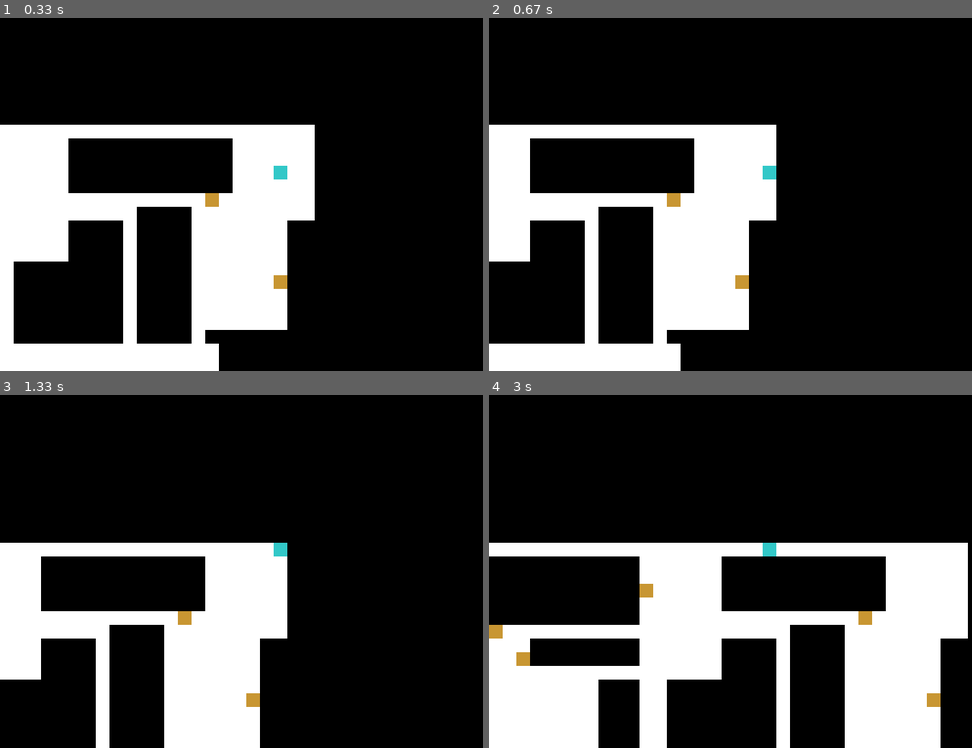
Above: before the commit, frames 1-4 (two rows, left to right).
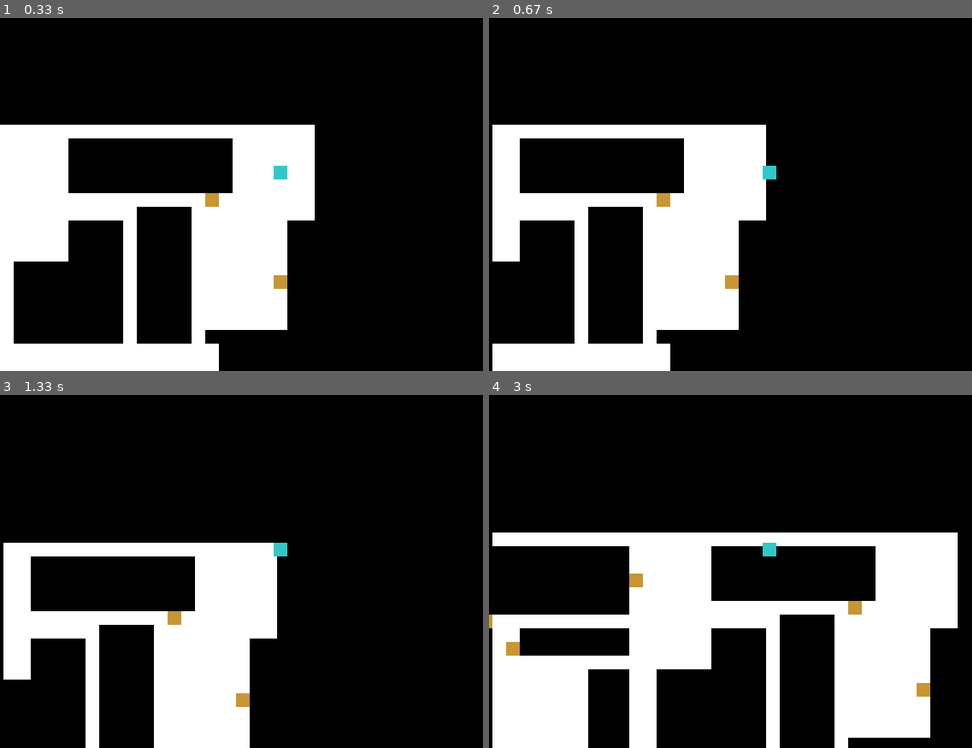
Above: after the commit, the same moments.

Repository: nterrel/mythic-depths
Game: pygame game, started from tests/test_pygame.py
Two runs of this game, one before a commit and one after it. Both use one fixed random seed, a clock stepped at 60 frames per second and the inputs below.
Inputs:
- Up to frame 1 (0.33 s): no input
- Up to frame 2 (0.67 s): hold D from 0.33 s (still down)
- Up to frame 3 (1.33 s): release D at 0.8 s; hold W 0.83-1.13 s
- Up to frame 4 (3 s): hold A 1.67-2.2 s; hold S 2.23-2.53 s; hold A 2.57-2.97 s

Frame 1 is identical in both runs. In frame 2, 5.3% of the frame differs, in the area x 0-60%, y 30-100%; in frame 3, 4.7%; in frame 4, 16%, in the area x 0-100%, y 38-100%.

Commit message:
update, still trying to adapt all game logic from old test file

Diff:
--- a/mythic_depths/entities/player.py
+++ b/mythic_depths/entities/player.py
@@ -40,8 +40,9 @@
             dy (int): Change in y-direction.
             dungeon: The dungeon object to check for collisions.
         """
-        print(f"Attempting to move: dx={dx}, dy={dy}")
-        print(f"Current position: x={self.x}, y={self.y}")
+        # Debug print to trace movement
+        print(f"Attempting to move player: dx={dx}, dy={dy}")
+        print(f"Player position before move: x={self.x}, y={self.y}")
         new_x = self.x + dx * self.speed
         new_y = self.y + dy * self.speed
         print(f"New position: x={new_x}, y={new_y}")
@@ -148,4 +149,22 @@
                             break
                 if can_move_y:
                     self.y = test_y
+        # Simplify collision detection for static dungeons
+        if not hasattr(dungeon, 'get_room'):
+            if 0 <= new_x // self.tile_size < dungeon.width and 0 <= new_y // self.tile_size < dungeon.height:
+                if dungeon.grid[new_y // self.tile_size][new_x // self.tile_size] == 1:
+                    self.x = new_x
+                    self.y = new_y
+        # Debug print to show final position after move attempt
+        print(f"Player position after move: x={self.x}, y={self.y}")
+
+
+def initialize_player(dungeon):
+    if dungeon.rooms:
+        first_room = dungeon.rooms[0]
+        center_x = (first_room.x // TILE_SIZE) + (first_room.width // (2 * TILE_SIZE))
+        center_y = (first_room.y // TILE_SIZE) + (first_room.height // (2 * TILE_SIZE))
+        return Player(center_x, center_y)
+    return Player(0, 0)  # Default to (0, 0) if no rooms exist
+
 # EOF
--- a/mythic_depths/main.py
+++ b/mythic_depths/main.py
@@ -5,6 +5,7 @@
 from mythic_depths.systems.world_generation import generate_dungeon
 from mythic_depths.systems.rendering import draw_dungeon_with_camera, draw_doors
 from mythic_depths.systems.interactions import interact_nearby_doors
+
 
 def main():
     pygame.init()
@@ -71,5 +72,6 @@
 
     pygame.quit()
 
+
 if __name__ == "__main__":
     main()
--- a/mythic_depths/systems/interactions.py
+++ b/mythic_depths/systems/interactions.py
@@ -5,39 +5,26 @@
 history = []
 
 
-def interact_nearby_doors(player, doors, dungeon):
+def interact_nearby_doors(player, doors, dungeon_history):
+    # Check for nearby doors
     for door in doors:
-        if not door.opened:
-            dist = ((player.x // player.tile_size - door.x) ** 2 + (player.y // player.tile_size - door.y) ** 2) ** 0.5
-            if dist <= 2:
-                door.opened = True
-                history.append((dungeon, doors, player.x, player.y))  # Track current state
+        if abs(player.x - door.x) <= 1 and abs(player.y - door.y) <= 1:
+            # If the door leads to an unexplored dungeon, generate it
+            if not door.paired_door:
+                new_dungeon, new_doors = generate_dungeon(entry_door=door)
+                dungeon_history.append((new_dungeon, new_doors))
 
-                # Find the current room the player is in
-                current_room = None
-                for room in dungeon.rooms:
-                    rx0 = room.x // player.tile_size
-                    ry0 = room.y // player.tile_size
-                    rx1 = (room.x + room.width) // player.tile_size
-                    ry1 = (room.y + room.height) // player.tile_size
-                    px = player.x // player.tile_size
-                    py = player.y // player.tile_size
-                    if rx0 <= px < rx1 and ry0 <= py < ry1:
-                        current_room = room
-                        break
+                # Pair the doors
+                paired_door = next((d for d in new_doors if d.is_end), None)
+                if paired_door:
+                    door.paired_door = paired_door
+                    paired_door.paired_door = door
 
-                # Generate a new dungeon if the door leads to a new area
-                if len(door.connected_rooms) == 1:
-                    dungeon_new, new_doors = generate_dungeon(entry_door=door)
-                    door.connected_rooms.add(dungeon_new.rooms[0])
-                    player.x = (dungeon_new.rooms[0].x + dungeon_new.rooms[0].width // 2) // player.tile_size * player.tile_size
-                    player.y = (dungeon_new.rooms[0].y + dungeon_new.rooms[0].height // 2) // player.tile_size * player.tile_size
-                    return dungeon_new, new_doors
+            # Transition the player to the paired door's dungeon
+            if door.paired_door:
+                paired_door = door.paired_door
+                player.x = paired_door.x
+                player.y = paired_door.y
+                return dungeon_history[-1]  # Return the new dungeon and doors
 
-                # Transition to the connected room
-                other_rooms = door.connected_rooms - {current_room}
-                if other_rooms:
-                    target_room = next(iter(other_rooms))
-                    player.x = (target_room.x + target_room.width // 2) // player.tile_size * player.tile_size
-                    player.y = (target_room.y + target_room.height // 2) // player.tile_size * player.tile_size
-                    return dungeon, doors
+    return None  # No interaction occurred
--- a/mythic_depths/systems/rendering.py
+++ b/mythic_depths/systems/rendering.py
@@ -1,23 +1,30 @@
 import pygame
+from mythic_depths.config.config import TILE_SIZE
 
-def draw_dungeon_with_camera(screen, dungeon, camera_x, camera_y):
-    for y, row in enumerate(dungeon.grid):
-        for x, cell in enumerate(row):
-            color = (255, 255, 255) if cell == 1 else (0, 0, 0)  # Black for walls
-            rect_x = x * dungeon.tile_size - camera_x
-            rect_y = y * dungeon.tile_size - camera_y
-            if 0 <= rect_x < 800 and 0 <= rect_y < 600:
-                pygame.draw.rect(screen, color, pygame.Rect(
-                    rect_x, rect_y, dungeon.tile_size, dungeon.tile_size))
-                # Detailed logging for rendering cells
-                print(f"Rendering dungeon cell at ({x}, {y}): {'Walkable' if cell == 1 else 'Wall'}")
 
-def draw_doors(screen, doors, camera_x, camera_y):
+def draw_dungeon_with_camera(screen, dungeon, camera):
+    for y in range(dungeon.height):
+        for x in range(dungeon.width):
+            tile = dungeon.grid[y][x]
+            screen_x = (x - camera.x) * TILE_SIZE
+            screen_y = (y - camera.y) * TILE_SIZE
+
+            if tile == 1:  # Floor
+                pygame.draw.rect(screen, (200, 200, 200), (screen_x, screen_y, TILE_SIZE, TILE_SIZE))
+            elif tile == 0:  # Wall
+                pygame.draw.rect(screen, (0, 0, 0), (screen_x, screen_y, TILE_SIZE, TILE_SIZE))
+
+
+def draw_doors(screen, doors, camera):
     for door in doors:
-        color = (200, 50, 50) if door.opened else (200, 150, 50)
-        rect_x = door.x * 32 - camera_x
-        rect_y = door.y * 32 - camera_y
-        pygame.draw.rect(screen, color, pygame.Rect(
-            rect_x, rect_y, 32, 32))
-        # Detailed logging for rendering doors
-        print(f"Rendering door at ({door.x}, {door.y}): {'Opened' if door.opened else 'Closed'}")
+        screen_x = (door.x - camera.x) * TILE_SIZE
+        screen_y = (door.y - camera.y) * TILE_SIZE
+
+        if door.is_end:
+            color = (0, 255, 0)  # Green for end door
+        elif door.paired_door:
+            color = (255, 0, 0)  # Red for interacted doors
+        else:
+            color = (0, 0, 255)  # Blue for unexplored doors
+
+        pygame.draw.rect(screen, color, (screen_x, screen_y, TILE_SIZE, TILE_SIZE))
--- a/mythic_depths/systems/world_generation.py
+++ b/mythic_depths/systems/world_generation.py
@@ -5,9 +5,11 @@
 
 TILE_SIZE = 32
 
+
 def generate_dungeon(entry_door=None):
     dungeon = Dungeon(40, 30, TILE_SIZE)
     doors = []
+
     # Add random rooms to the dungeon, min size 6x6
     for _ in range(8):
         w, h = random.randint(6, 10), random.randint(6, 10)
@@ -17,20 +19,54 @@
     dungeon.connect_rooms()
 
     # Place doors at room edges
+    all_door_candidates = []
     for room in dungeon.rooms:
         rx0 = room.x // TILE_SIZE
         ry0 = room.y // TILE_SIZE
         rx1 = (room.x + room.width) // TILE_SIZE
         ry1 = (room.y + room.height) // TILE_SIZE
-        # Example: Add a door at the center of the top edge
-        if ry0 > 0:
-            doors.append(Door((rx0 + rx1) // 2, ry0 - 1))
 
-    # Place the farthest door as the "end door"
+        # Top edge
+        for x in range(rx0, rx1):
+            if dungeon.grid[ry0][x] == 1 and ry0 > 0 and dungeon.grid[ry0 - 1][x] == 0:
+                all_door_candidates.append((x, ry0, room))
+
+        # Bottom edge
+        for x in range(rx0, rx1):
+            if dungeon.grid[ry1 - 1][x] == 1 and ry1 < dungeon.height and dungeon.grid[ry1][x] == 0:
+                all_door_candidates.append((x, ry1 - 1, room))
+
+        # Left edge
+        for y in range(ry0, ry1):
+            if dungeon.grid[y][rx0] == 1 and rx0 > 0 and dungeon.grid[y][rx0 - 1] == 0:
+                all_door_candidates.append((rx0, y, room))
+
+        # Right edge
+        for y in range(ry0, ry1):
+            if dungeon.grid[y][rx1 - 1] == 1 and rx1 < dungeon.width and dungeon.grid[y][rx1] == 0:
+                all_door_candidates.append((rx1 - 1, y, room))
+
+    # Limit total doors per dungeon floor
+    MAX_DOORS_PER_FLOOR = 5
+    if len(all_door_candidates) > MAX_DOORS_PER_FLOOR:
+        all_door_candidates = random.sample(all_door_candidates, MAX_DOORS_PER_FLOOR)
+
+    # Create doors as shared objects between rooms
+    door_objects = {}
+    for x, y, room_ref in all_door_candidates:
+        key = (x, y)
+        if key not in door_objects:
+            d = Door(x, y, connected_rooms={room_ref})
+            d.dungeon_context = dungeon
+            door_objects[key] = d
+        doors.append(door_objects[key])
+
+    # Place a door at the farthest walkable tile from the start room
     if dungeon.rooms:
+        from collections import deque
         start_room = dungeon.rooms[0]
-        sx = (start_room.x + start_room.width // 2) // TILE_SIZE
-        sy = (start_room.y + start_room.height // 2) // TILE_SIZE
+        sx = (start_room.x // TILE_SIZE) + (start_room.width // (2 * TILE_SIZE))
+        sy = (start_room.y // TILE_SIZE) + (start_room.height // (2 * TILE_SIZE))
         visited = set()
         queue = deque([(sx, sy, 0)])
         farthest = (sx, sy, 0)
@@ -45,24 +81,19 @@
                 nx, ny = x + dx, y + dy
                 if 0 <= nx < dungeon.width and 0 <= ny < dungeon.height and dungeon.grid[ny][nx] == 1:
                     queue.append((nx, ny, dist + 1))
-        end_door = Door(farthest[0], farthest[1])
+
+        end_door = Door(farthest[0], farthest[1], connected_rooms={start_room})
         end_door.is_end = True
         doors.append(end_door)
 
     # If entering from another dungeon, create a paired door
     if entry_door:
         start_room = dungeon.rooms[0]
-        center_tile_x = (start_room.x + start_room.width // 2) // TILE_SIZE
-        center_tile_y = (start_room.y + start_room.height // 2) // TILE_SIZE
-        paired_door = Door(center_tile_x, center_tile_y)
-        paired_door.connected_rooms.add(start_room)
+        center_tile_x = (start_room.x // TILE_SIZE) + (start_room.width // (2 * TILE_SIZE))
+        center_tile_y = (start_room.y // TILE_SIZE) + (start_room.height // (2 * TILE_SIZE))
+        paired_door = Door(center_tile_x, center_tile_y, connected_rooms={start_room})
+        paired_door.dungeon_context = dungeon
         entry_door.connected_rooms.add(start_room)
         doors.append(paired_door)
 
-    # Add logic to limit the number of doors per dungeon floor
-    MAX_DOORS_PER_FLOOR = 5
-    if len(doors) > MAX_DOORS_PER_FLOOR:
-        doors = random.sample(doors, MAX_DOORS_PER_FLOOR)
-
-    # Return the dungeon, doors, and player's starting position
-    return dungeon, doors, (sx, sy)
+    return dungeon, doors
